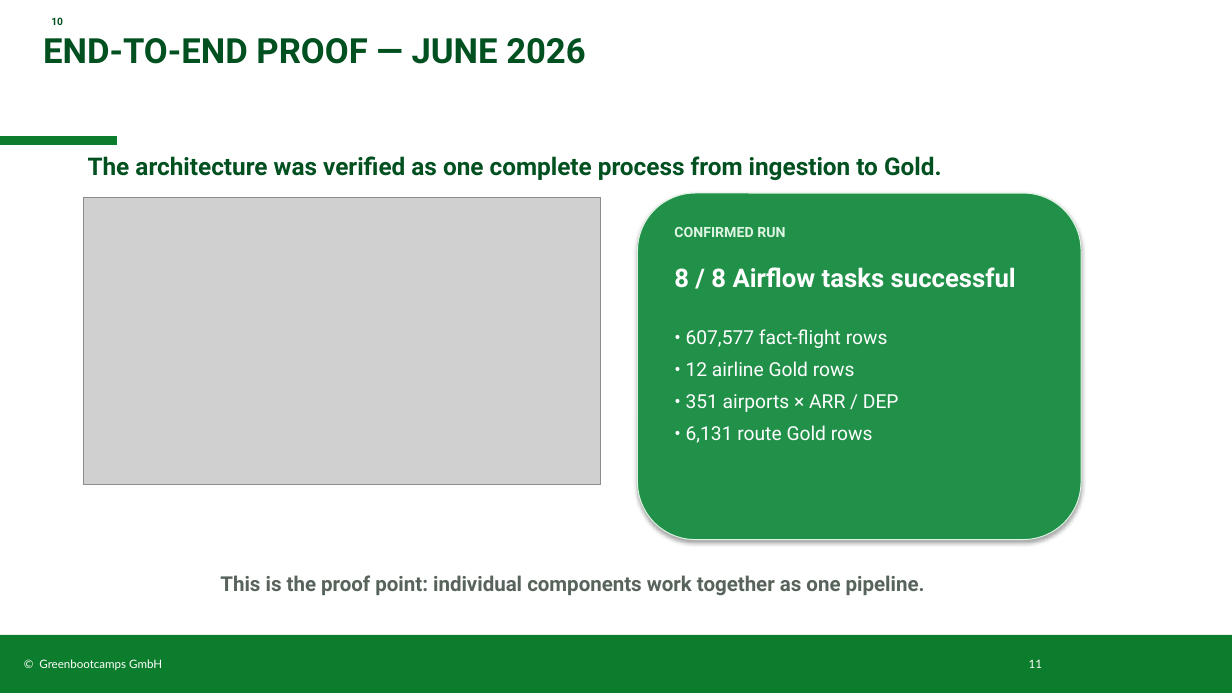
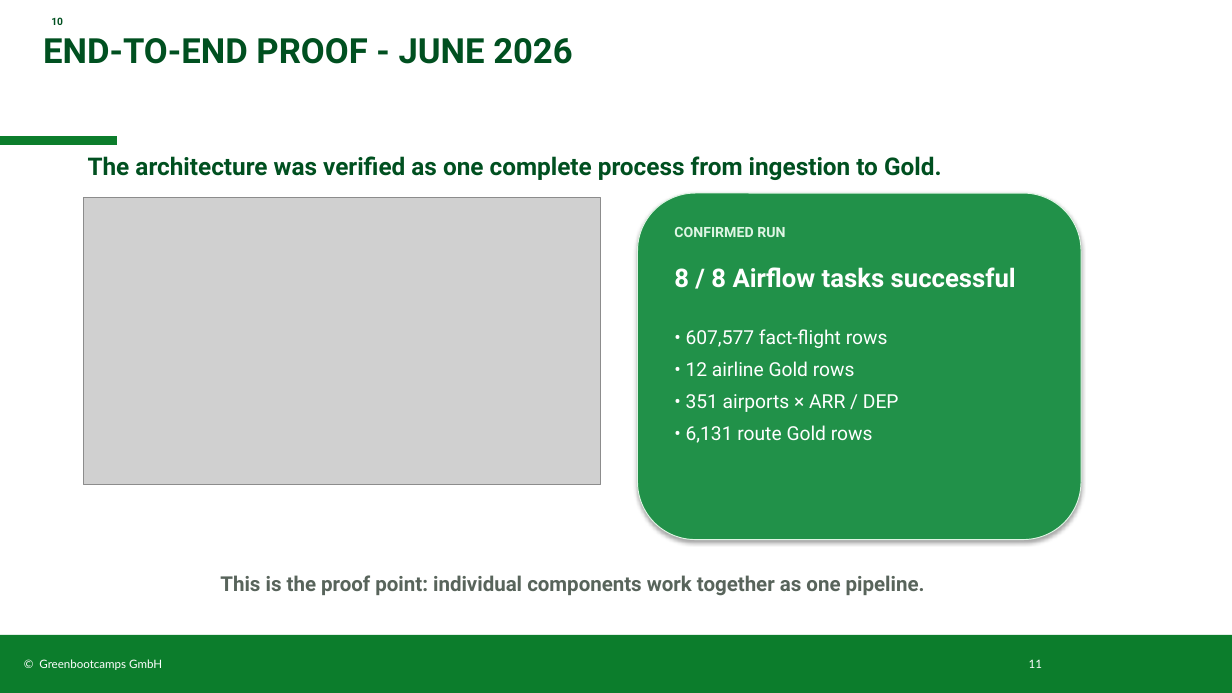
Before and after one commit to Peter-SQL/airline-operations-pipeline, a slide deck: slide 11 of docs/Airline_Reliability_PB.pptx. Drawn at 1232x693 pixels with LibreOffice and Linux fonts; fonts in the diff are those of the drawing; grey boxes stand for pictures; background and template pictures are left out. Boxes give left, top, right and bottom in pixels: in the first picture for what was removed or moved away, otherwise in the second. Text is boxed around its words. In the diff, an @@ line names an element or a change of style, - is before the commit and + after.

```diff
--- a/docs/Airline_Reliability_PB.pptx
+++ b/docs/Airline_Reliability_PB.pptx
@@ title at (x1=43, y1=38, x2=572, y2=64): text changed @@
-END-TO-END PROOF — JUNE 2026
+END-TO-END PROOF - JUNE 2026
```
Also in this commit, not shown: 9 other slides changed.
